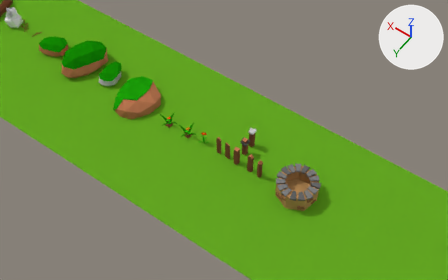
Two versions of the Blender file ldjam/ldjam_challenge_3.blend, one commit apart.
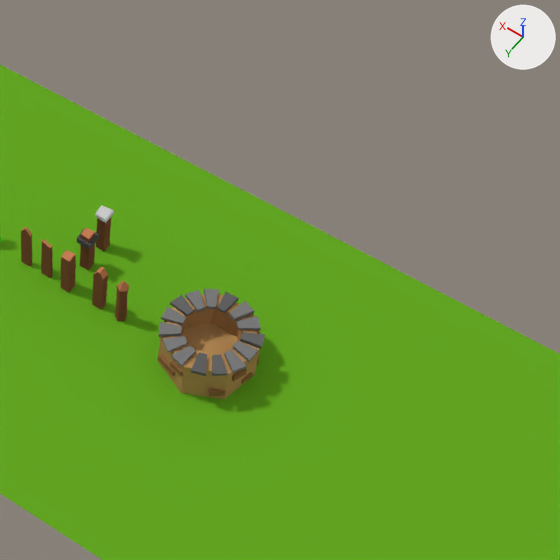
Each version is shown from a camera (50 mm lens) standing at (-90.53, -76.36, 12.57) and looking at (-85.34, -83.62, 1.16), then close up on the part from 46% to 100% of the width and 14% to 100% of the height. Every picture has the same lights, and +X, +Y and +Z are marked at upper right.

Script lines for the objects in view, before the commit:
```python
me_cube_014 = bpy.data.meshes.new('Cube.014')
me_cube_014.from_pydata(...)  # 28 vertices, 26 faces; spans x -0.98..1.11, y -0.97..0.93, z 0.0..5.7
me_cube_014.materials.append(mat_material)  # picture img_imphenziapalette01_256_gradientx4_png
me_cylinder_017 = bpy.data.meshes.new('Cylinder.017')
me_cylinder_017.from_pydata(...)  # 268 vertices, 203 faces; spans x -1.0..1.02, y -1.02..1.03, z -0.02..1.04
me_cylinder_017.materials.append(mat_material)  # picture img_imphenziapalette01_256_gradientx4_png
me_plane = bpy.data.meshes.new('Plane')
me_plane.from_pydata(...)  # 4 vertices, 1 face; spans x -132.9..-17.0, y -86.8..-81.9, z -0.8
me_plane.materials.append(mat_material)  # picture img_imphenziapalette01_256_gradientx4_png
ob_fence_post_v4 = bpy.data.objects.new('Fence_post_v4', me_cube_014)
ob_fence_post_v4.location = (-85.16, -84.83, -0.79)
ob_fence_post_v4.scale = (0.0919, 0.103, 0.103)
ob_plane = bpy.data.objects.new('Plane', me_plane)
ob_plane.location = (0.0, 0.0, 0.0)
ob_well = bpy.data.objects.new('Well', me_cylinder_017)
ob_well.location = (-86.97, -84.54, -0.8)
ob_well.scale = (0.544, 0.544, 0.544)
```
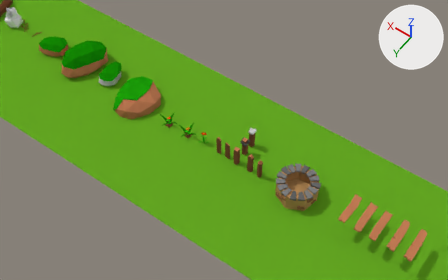
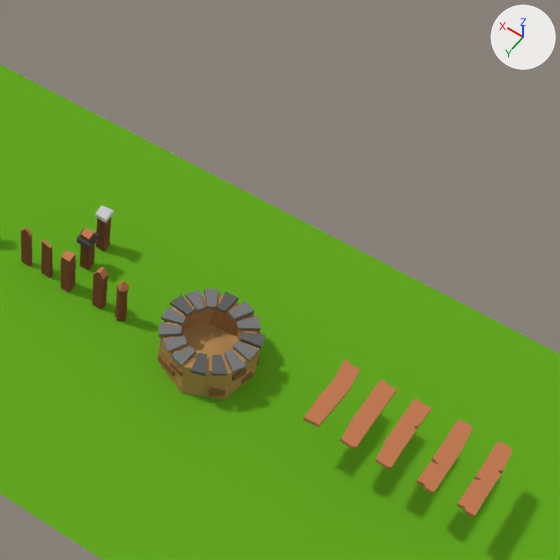
Commit message: LDJAM Challenge Day-18 / Day-19

Boxes (x1, y1, x2, y2) around the edits, measured in the close-ups (560 x 560 px):
'Plank_v5', added (orange)
    after: (457, 441, 512, 518)
'Plank_v4', added (orange)
    after: (416, 420, 472, 494)
'Plank_v3', added (orange)
    after: (375, 397, 432, 470)
'Plank_v2', added (orange)
    after: (341, 379, 397, 450)
'Plank_v1', added (orange)
    after: (303, 359, 360, 428)

The edits, one by one:
Picture 'ImphenziaPalette01-256-GradientX4.png.001' (img_imphenziapalette01_256_gradientx4_png_001) is new.
Material 'Material.001' (mat_material_001) is new.
Its texture is img_imphenziapalette01_256_gradientx4_png_001.
Its roughness is 1.0.
Its specular ior level is 0.0.
Mesh me_cube_021 is new.
It has 64 vertices, 62 faces and spans x -1.01..1.24, y -1.01..1.06, z -1.0..1.0.
It uses material mat_material_001 (picture img_imphenziapalette01_256_gradientx4_png_001).
Mesh me_cube_020 is new.
It has 48 vertices, 46 faces and spans x -1.01..1.2, y -1.01..1.06, z -1.0..1.0.
It uses material mat_material_001 (picture img_imphenziapalette01_256_gradientx4_png_001).
Mesh me_cube_019 is new.
It has 36 vertices, 34 faces and spans x -1.01..1.2, y -1.0..1.03, z -1.0..1.0.
It uses material mat_material (picture img_imphenziapalette01_256_gradientx4_png).
Mesh me_cube_018 is new.
It has 24 vertices, 22 faces and spans x -1.01..1.2, y -1.0..1.03, z -1.0..1.0.
It uses material mat_material (picture img_imphenziapalette01_256_gradientx4_png).
Mesh me_cube_017 is new.
It has 24 vertices, 22 faces and spans x -1.3..1.0, y -1.0..1.0, z -1.0..1.0.
It uses material mat_material (picture img_imphenziapalette01_256_gradientx4_png).
Object 'Plank_v5' (ob_plank_v5) is new; it shows me_cube_021.
Its location is (-90.1, -84.48, -0.07).
Its rotation in degrees is (0, 0, 180).
Its scale is (0.0946, 0.434, 0.0232).
Object 'Plank_v4' (ob_plank_v4) is new; it shows me_cube_020.
Its location is (-89.67, -84.48, -0.07).
Its rotation in degrees is (0, 0, 180).
Its scale is (0.0946, 0.434, 0.0232).
Object 'Plank_v3' (ob_plank_v3) is new; it shows me_cube_019.
Its location is (-89.23, -84.48, -0.07).
Its scale is (0.0946, 0.434, 0.0232).
Object 'Plank_v2' (ob_plank_v2) is new; it shows me_cube_018.
Its location is (-88.84, -84.48, -0.07).
Its scale is (0.0946, 0.434, 0.0232).
Object 'Plank_v1' (ob_plank_v1) is new; it shows me_cube_017.
Its location is (-88.42, -84.48, -0.07).
Its scale is (0.0946, 0.434, 0.0232).
